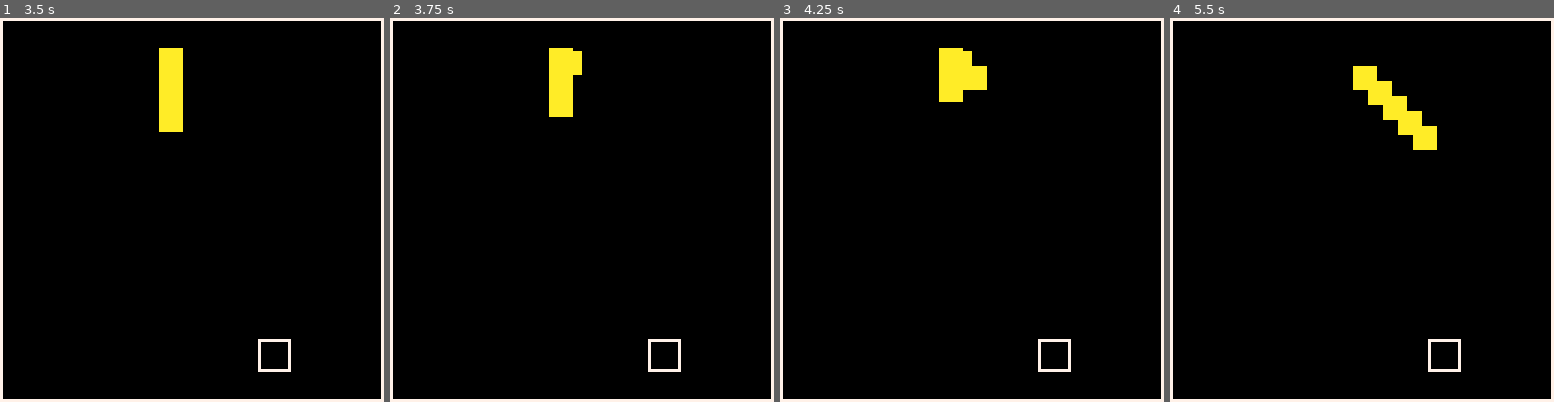
Above: before the commit, frames 1-4 (left to right).
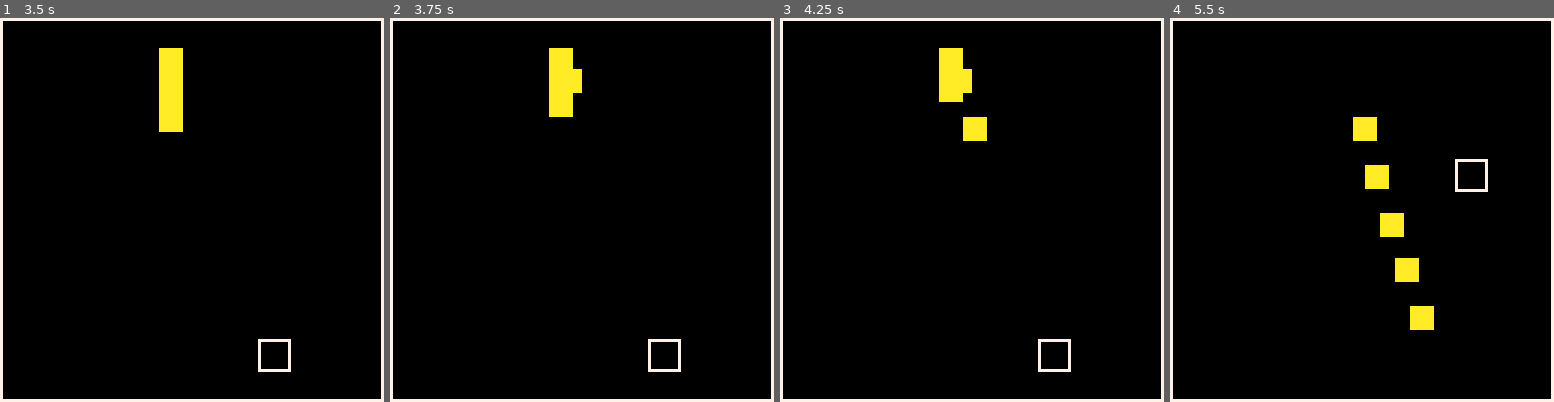
Above: after the commit, the same moments.

Repository: shen-sat/qix
Game: PICO-8 cartridge qix.p8
Same seed, same stepped clock (60 frames per second), same inputs: the game is played once before the commit and once after it.
Inputs:
- Up to frame 1 (3.5 s): no input
- Up to frame 2 (3.75 s): no input
- Up to frame 3 (4.25 s): no input
- Up to frame 4 (5.5 s): no input

Frame 1 is identical in both runs. In frame 2, 0.2% of the frame differs, in the area x 47-50%, y 8-20%; in frame 3, 0.8%; in frame 4, 4.2%, in the area x 47-83%, y 12-93%.

Commit message:
Implement pulse-like movement

Diff:
--- a/qix.p8
+++ b/qix.p8
@@ -21,7 +21,8 @@
     y = 64,
     width = 8,
     height = 8,
-    speed = 0.5,
+    x_speed = 0.5,
+    y_speed = 0.5,
     destination = {
       x = flr(rnd(118)),
       y = flr(rnd(98)),
@@ -49,15 +50,23 @@
     generate_destination = function(self)
       self.destination.x = flr(rnd(108) + 10)
       self.destination.y = flr(rnd(108) + 10)
+      local x_distance = self.x - self.destination.x
+      local y_distance = self.y - self.destination.y
+
+      if x_distance < 1 then x_distance = x_distance * -1 end
+      if y_distance < 1 then y_distance = y_distance * -1 end
+
+      self.x_speed = x_distance/60
+      self.y_speed = y_distance/60
     end,
     move = function(self)
       if self:destination_reached() then
         self:generate_destination()
       else
-        if self.x >= (self.destination.x + self.destination.width) then self.x -= self.speed end
-        if self.x <= self.destination.x then self.x += self.speed end
-        if self.y >= (self.destination.y + self.destination.height) then self.y -= self.speed end
-        if self.y <= self.destination.y then self.y += self.speed end
+        if self.x >= (self.destination.x + self.destination.width) then self.x -= self.x_speed end
+        if self.x <= self.destination.x then self.x += self.x_speed end
+        if self.y >= (self.destination.y + self.destination.height) then self.y -= self.y_speed end
+        if self.y <= self.destination.y then self.y += self.y_speed end
       end
     end,
     manage_move_history = function(self)
